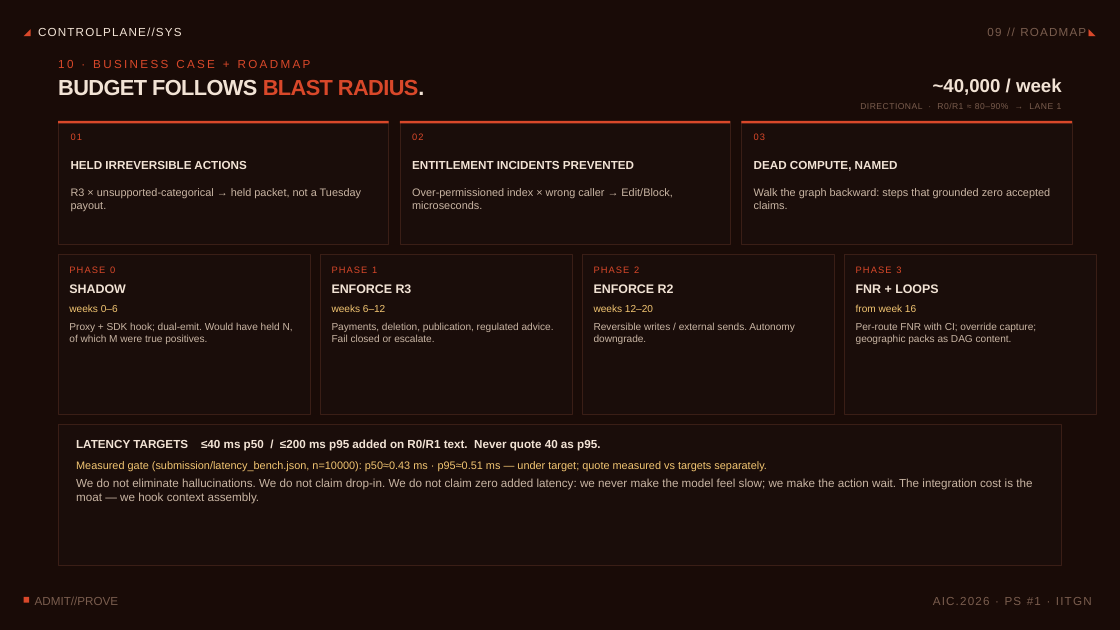
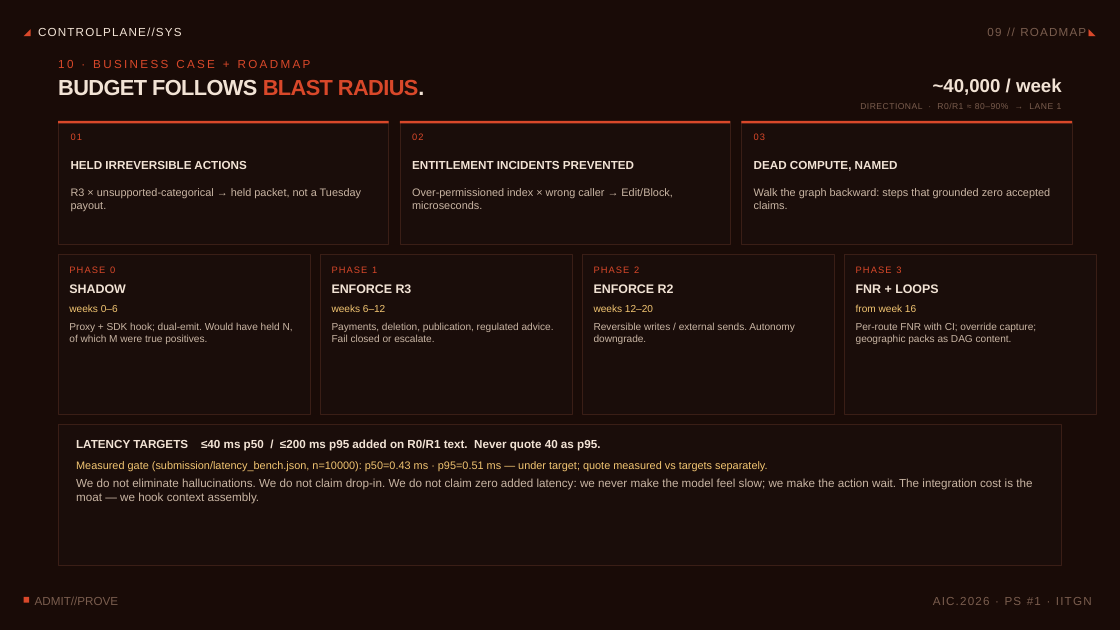
Before and after one commit to Srujan0798/controlplane-ai, a slide deck: slide 11 of submission/ControlPlane_Round2_Pitch.pptx. Drawn at 1120x630 pixels with LibreOffice and Linux fonts; fonts in the diff are those of the drawing. Boxes give left, top, right and bottom in pixels: in the first picture for what was removed or moved away, otherwise in the second. Text is boxed around its words. In the diff, an @@ line names an element or a change of style, - is before the commit and + after.

Commit message:
chore(submission): rebuild README/proposal PDFs and PPTX from measured eval/bench
README PDF ledger is honest (implemented vs designed). Proposal FNR CI
matches last_run.json (1.1%, 0.2–5.8%, n=94). Pitch.js loads numbers
from eval/bench JSON so the deck cannot drift.

```diff
--- a/submission/ControlPlane_Round2_Pitch.pptx
+++ b/submission/ControlPlane_Round2_Pitch.pptx
@@ text at [76, 461, 768, 471]: text changed @@
-Measured gate (submission/latency_bench.json, n=10000): p50≈0.43 ms · p95≈0.51 ms — under target; quote measured vs targets separately.
+Measured gate (submission/latency_bench.json, n=10000): p50=0.43 ms · p95=0.51 ms — under target; quote measured vs targets separately.
```
Also in this commit, not shown: 2 other slides changed, 8 other files.
